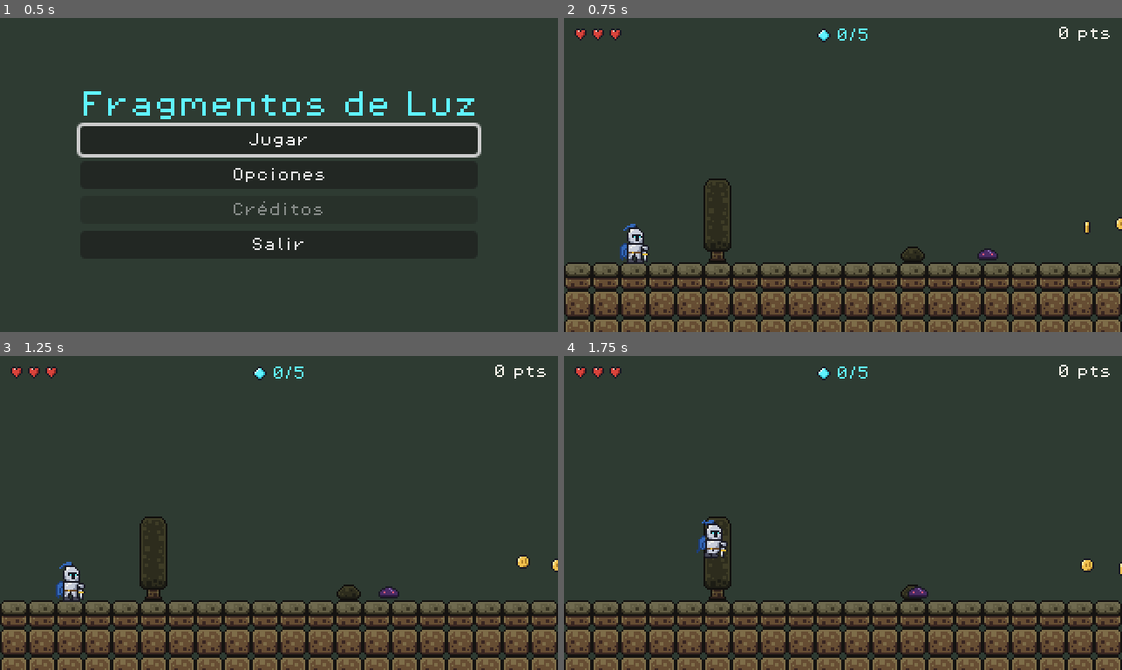
Above: before the commit, frames 1-4 (two rows, left to right).
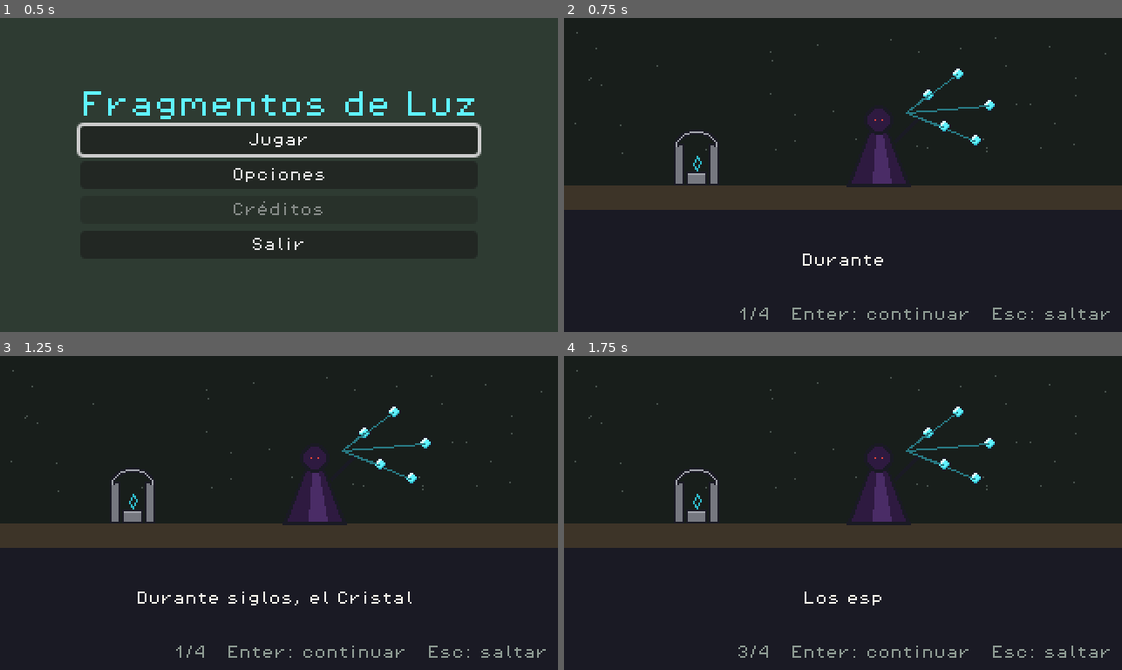
Above: after the commit, the same moments.

Repository: jaider23100/FragmentosDeLuz
Game: Godot game, scene res://scenes/ui/menu_principal.tscn
The game is run twice, just before and just after one commit, with the same random seed, the same clock (stepped at 60 frames per second) and the same inputs.
Inputs (mouse positions are in pixels of both pictures, inside the frame that each line leads up to):
- Up to frame 1 (0.5 s): no input
- Up to frame 2 (0.75 s): click "Jugar" at 0.5 s
- Up to frame 3 (1.25 s): no input
- Up to frame 4 (1.75 s): tap Enter (ui_accept) at 1.25 s; move the mouse to (965, 497) at 1.27 s; hold D (mover_derecha) from 1.28 s (still down); hold Enter (ui_accept) from 1.28 s (still down); click (965, 497) at 1.42 s; tap Space (saltar) at 1.52, 1.55 s

Frame 1 is identical in both runs. In frame 2, 86% of the frame differs, in the area x 0-100%, y 0-100%; in frame 3, 86%; in frame 4, 87%.

Commit message:
feat(narrativa): agrega pantallas de introducción y final

Diff:
--- /dev/null
+++ b/scenes/narrativa/final.tscn
@@ -0,0 +1,69 @@
+[gd_scene load_steps=3 format=3]
+
+[ext_resource type="Script" path="res://scripts/narrativa/pantalla_narrativa.gd" id="1_narrativa"]
+[ext_resource type="Texture2D" path="res://assets/sprites/narrativa/ilustracion_final.png" id="2_ilustracion"]
+
+[node name="Final" type="Control"]
+layout_mode = 3
+anchors_preset = 15
+anchor_right = 1.0
+anchor_bottom = 1.0
+grow_horizontal = 2
+grow_vertical = 2
+script = ExtResource("1_narrativa")
+textos = Array[String](["Sir Aldric colocó el último fragmento en el altar del santuario.", "El Cristal de Luz brilló de nuevo y su resplandor devolvió la vida al Bosque Marchito.", "Valdoria está a salvo... por ahora. En algún lugar de la sombra, Morvak sigue esperando."])
+escena_siguiente = "res://scenes/ui/victoria.tscn"
+
+[node name="Fondo" type="ColorRect" parent="."]
+layout_mode = 1
+anchors_preset = 15
+anchor_right = 1.0
+anchor_bottom = 1.0
+grow_horizontal = 2
+grow_vertical = 2
+mouse_filter = 2
+color = Color(0.102, 0.102, 0.141, 1)
+
+[node name="Ilustracion" type="TextureRect" parent="."]
+layout_mode = 1
+anchors_preset = 10
+anchor_right = 1.0
+offset_bottom = 110.0
+grow_horizontal = 2
+texture = ExtResource("2_ilustracion")
+stretch_mode = 5
+
+[node name="EtiquetaTexto" type="Label" parent="."]
+unique_name_in_owner = true
+layout_mode = 1
+anchors_preset = 12
+anchor_top = 1.0
+anchor_right = 1.0
+anchor_bottom = 1.0
+offset_left = 12.0
+offset_top = -66.0
+offset_right = -12.0
+offset_bottom = -16.0
+grow_horizontal = 2
+grow_vertical = 0
+theme_override_colors/font_color = Color(0.957, 0.945, 0.91, 1)
+horizontal_alignment = 1
+vertical_alignment = 1
+autowrap_mode = 3
+
+[node name="Indicador" type="Label" parent="."]
+unique_name_in_owner = true
+layout_mode = 1
+anchors_preset = 3
+anchor_left = 1.0
+anchor_top = 1.0
+anchor_right = 1.0
+anchor_bottom = 1.0
+offset_left = -220.0
+offset_top = -14.0
+offset_right = -6.0
+offset_bottom = -3.0
+grow_horizontal = 0
+grow_vertical = 0
+theme_override_colors/font_color = Color(0.55, 0.6, 0.57, 1)
+horizontal_alignment = 2
--- /dev/null
+++ b/scenes/narrativa/intro.tscn
@@ -0,0 +1,69 @@
+[gd_scene load_steps=3 format=3]
+
+[ext_resource type="Script" path="res://scripts/narrativa/pantalla_narrativa.gd" id="1_narrativa"]
+[ext_resource type="Texture2D" path="res://assets/sprites/narrativa/ilustracion_intro.png" id="2_ilustracion"]
+
+[node name="Intro" type="Control"]
+layout_mode = 3
+anchors_preset = 15
+anchor_right = 1.0
+anchor_bottom = 1.0
+grow_horizontal = 2
+grow_vertical = 2
+script = ExtResource("1_narrativa")
+textos = Array[String](["Durante siglos, el Cristal de Luz protegió el reino de Valdoria desde el santuario del bosque.", "Una noche, Morvak, el Hechicero de Sombra, robó el Cristal y lo rompió en cinco fragmentos.", "Los esparció por el bosque. Sin su luz, los árboles se marchitaron y las criaturas se volvieron sombra.", "Sir Aldric, el último guardián del santuario, juró recuperar los cinco fragmentos. Su viaje empieza ahora."])
+escena_siguiente = "res://scenes/niveles/nivel_bosque.tscn"
+
+[node name="Fondo" type="ColorRect" parent="."]
+layout_mode = 1
+anchors_preset = 15
+anchor_right = 1.0
+anchor_bottom = 1.0
+grow_horizontal = 2
+grow_vertical = 2
+mouse_filter = 2
+color = Color(0.102, 0.102, 0.141, 1)
+
+[node name="Ilustracion" type="TextureRect" parent="."]
+layout_mode = 1
+anchors_preset = 10
+anchor_right = 1.0
+offset_bottom = 110.0
+grow_horizontal = 2
+texture = ExtResource("2_ilustracion")
+stretch_mode = 5
+
+[node name="EtiquetaTexto" type="Label" parent="."]
+unique_name_in_owner = true
+layout_mode = 1
+anchors_preset = 12
+anchor_top = 1.0
+anchor_right = 1.0
+anchor_bottom = 1.0
+offset_left = 12.0
+offset_top = -66.0
+offset_right = -12.0
+offset_bottom = -16.0
+grow_horizontal = 2
+grow_vertical = 0
+theme_override_colors/font_color = Color(0.957, 0.945, 0.91, 1)
+horizontal_alignment = 1
+vertical_alignment = 1
+autowrap_mode = 3
+
+[node name="Indicador" type="Label" parent="."]
+unique_name_in_owner = true
+layout_mode = 1
+anchors_preset = 3
+anchor_left = 1.0
+anchor_top = 1.0
+anchor_right = 1.0
+anchor_bottom = 1.0
+offset_left = -220.0
+offset_top = -14.0
+offset_right = -6.0
+offset_bottom = -3.0
+grow_horizontal = 0
+grow_vertical = 0
+theme_override_colors/font_color = Color(0.55, 0.6, 0.57, 1)
+horizontal_alignment = 2
--- a/scripts/autoload/gestor_escenas.gd
+++ b/scripts/autoload/gestor_escenas.gd
@@ -26,8 +26,7 @@
 ## Reinicia el estado de la partida y abre la primera pantalla del juego (CU-01).
 func iniciar_partida() -> void:
 	EstadoJuego.reiniciar()
-	# Sprint 1: la introducción (HU-15) aún no existe, se entra directo al nivel.
-	cambiar_escena(NIVEL)
+	cambiar_escena(INTRO)
 
 
 func _volver_al_menu(ruta_fallida: String) -> void:
--- /dev/null
+++ b/scripts/narrativa/pantalla_narrativa.gd
@@ -0,0 +1,62 @@
+class_name PantallaNarrativa
+extends Control
+## Pantallas de texto de la historia (introducción y final, RF-16).
+##
+## Enter avanza (el texto aparece letra por letra; si aún se escribe, lo completa) y Esc salta todo.
+## Las dos escenas comparten este script y se configuran desde el Inspector.
+
+## Letras que aparecen por segundo.
+const LETRAS_POR_SEGUNDO: float = 40.0
+
+## Textos de cada pantalla, en orden.
+@export_multiline var textos: Array[String] = []
+## Escena que se abre al terminar (por ejemplo, el nivel o la pantalla de victoria).
+@export_file("*.tscn") var escena_siguiente: String = ""
+
+var indice: int = 0
+
+var _animacion: Tween = null
+
+@onready var _etiqueta: Label = %EtiquetaTexto
+@onready var _indicador: Label = %Indicador
+
+
+func _ready() -> void:
+	_mostrar(0)
+
+
+func _unhandled_input(evento: InputEvent) -> void:
+	# Se marca antes de avanzar o saltar: al cambiar de escena el nodo sale del árbol y ya no tiene viewport (DF-05).
+	if evento.is_action_pressed("ui_accept"):
+		get_viewport().set_input_as_handled()
+		avanzar()
+	elif evento.is_action_pressed("pausa"):
+		get_viewport().set_input_as_handled()
+		saltar()
+
+
+## Completa el texto que se está escribiendo o pasa a la siguiente pantalla.
+func avanzar() -> void:
+	if _animacion != null and _animacion.is_running():
+		_animacion.kill()
+		_etiqueta.visible_ratio = 1.0
+		return
+	if indice + 1 < textos.size():
+		_mostrar(indice + 1)
+	else:
+		saltar()
+
+
+## Termina la secuencia y abre [member escena_siguiente].
+func saltar() -> void:
+	set_process_unhandled_input(false)
+	GestorEscenas.cambiar_escena(escena_siguiente)
+
+
+func _mostrar(nuevo_indice: int) -> void:
+	indice = nuevo_indice
+	_etiqueta.text = textos[indice] if indice < textos.size() else ""
+	_etiqueta.visible_ratio = 0.0
+	_indicador.text = "%d/%d   Enter: continuar   Esc: saltar" % [indice + 1, textos.size()]
+	_animacion = create_tween()
+	_animacion.tween_property(_etiqueta, "visible_ratio", 1.0, _etiqueta.text.length() / LETRAS_POR_SEGUNDO)
Binary file added: assets/sprites/narrativa/ilustracion_final.png
Not shown, added: assets/sprites/narrativa/ilustracion_final.png.import
Binary file added: assets/sprites/narrativa/ilustracion_intro.png
Not shown, added: assets/sprites/narrativa/ilustracion_intro.png.import
Not shown, added: scripts/narrativa/pantalla_narrativa.gd.uid
Not shown, added: herramientas/arte/generar_ilustraciones.py
Not shown, removed: scenes/narrativa/.gitkeep
Not shown, removed: scripts/narrativa/.gitkeep
